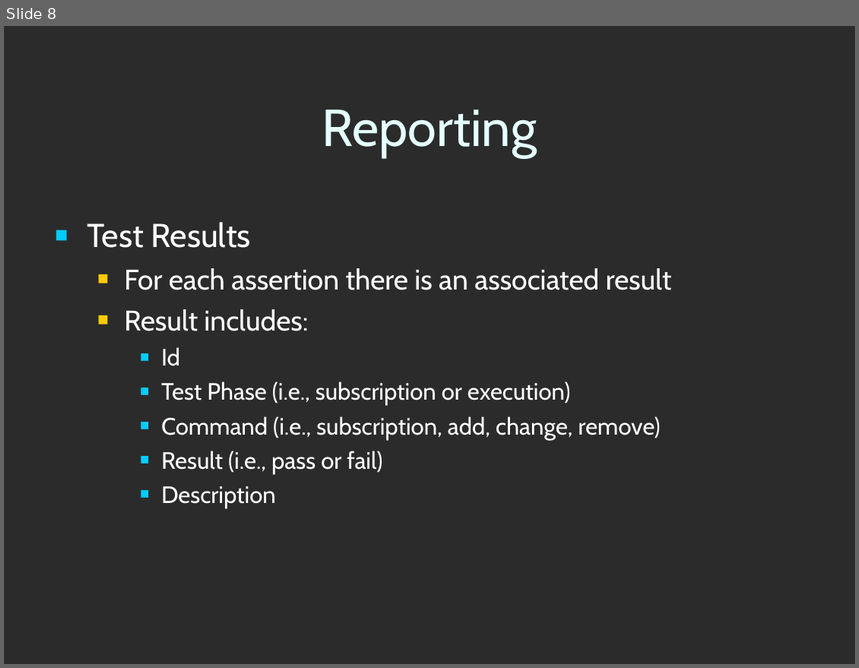
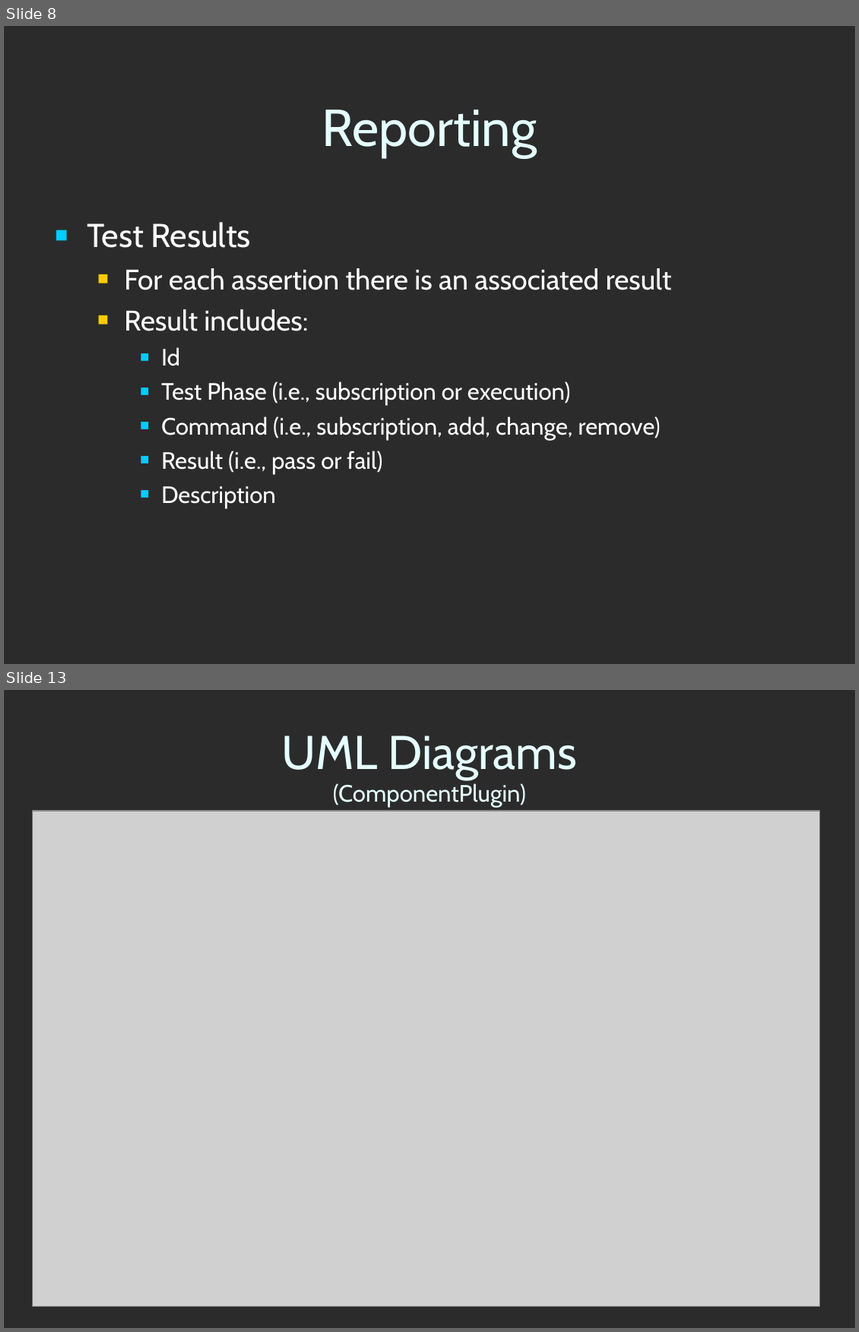
Before and after one commit to codeaudit/cougaar-cougaarunit, a slide deck: CougaarUnit/Cougaar Test Framework.ppt. Shown one above the other, each under a label of ours: slide 8 before the commit, slides 8 and 13 after it; the slides between them are not shown. The pictures are 859x668 and 859x1332 pixels, drawn with LibreOffice and Linux fonts; fonts in the diff are those of the drawing; grey boxes stand for pictures; background and template pictures are left out; a plain dark background stands for a picture behind light text. Boxes give left, top, right and bottom in pixels: in the first picture for what was removed or moved away, otherwise in the second. Text is boxed around its words. In the diff, an @@ line names an element or a change of style, - is before the commit and + after.

```diff
--- a/CougaarUnit/Cougaar Test Framework.ppt
+++ b/CougaarUnit/Cougaar Test Framework.ppt
@@ slide 13 added at bbox=[4, 690, 855, 1328], background picture (left out) @@
@@ title added at bbox=[282, 736, 577, 808], 20 pt, text #E5FFFF @@
+UML Diagrams
+(ComponentPlugin)
@@ picture added at bbox=[32, 811, 819, 1307] @@
```
Also in this commit, not shown: 6 other slides added, 7 other files.
